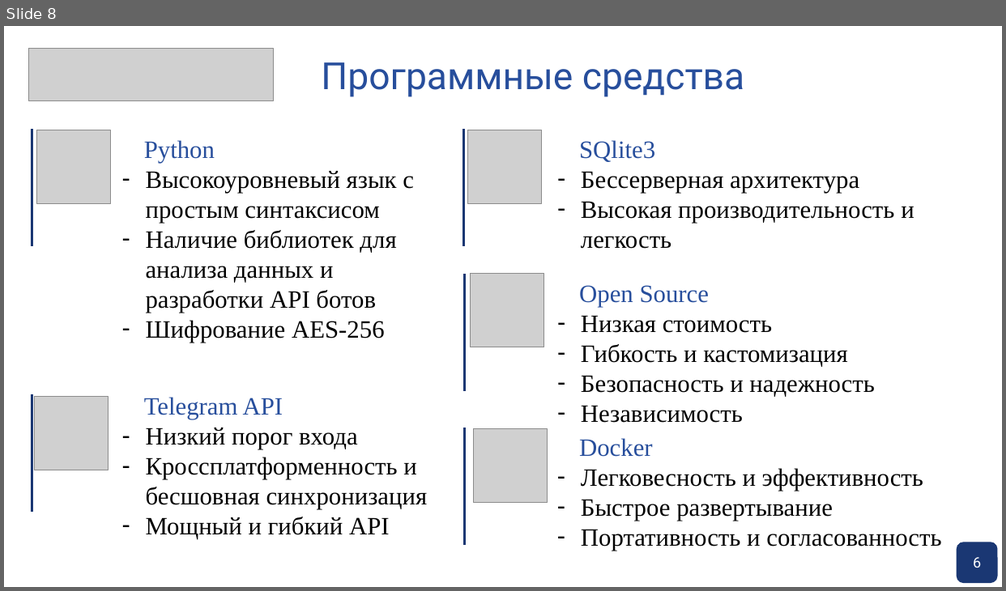
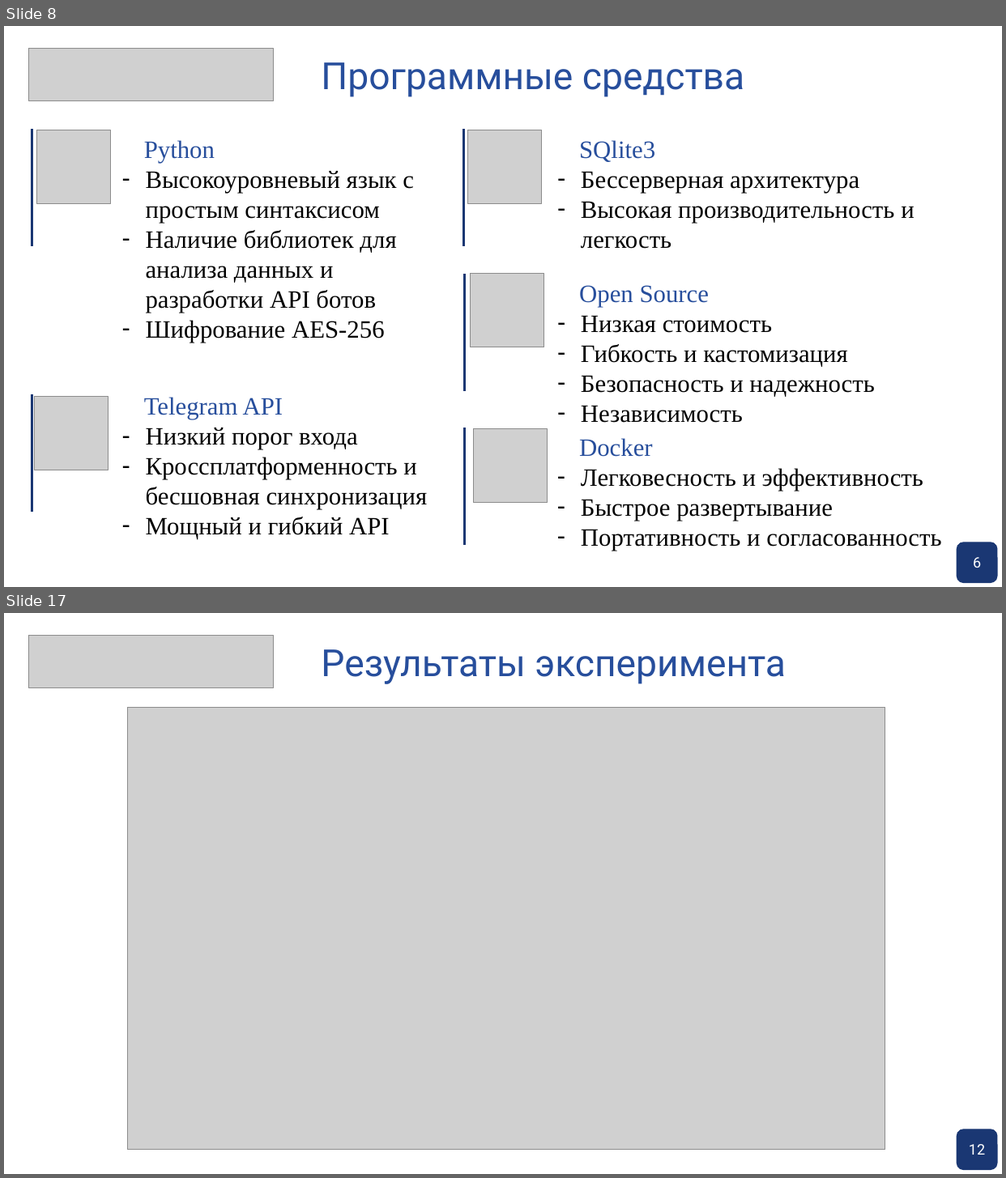
Before and after one commit to pagamov/pagamov_bot, a slide deck: docs/Презентация Гамов 04.06.pptx. Shown one above the other, each under a label of ours: slide 8 before the commit, slides 8 and 17 after it; the slides between them are not shown. The pictures are 1006x591 and 1006x1178 pixels, drawn with LibreOffice and Linux fonts; fonts in the diff are those of the drawing; grey boxes stand for pictures; background and template pictures are left out. Boxes give left, top, right and bottom in pixels: in the first picture for what was removed or moved away, otherwise in the second. Text is boxed around its words. In the diff, an @@ line names an element or a change of style, - is before the commit and + after.

```diff
--- a/docs/Презентация Гамов 04.06.pptx
+++ b/docs/Презентация Гамов 04.06.pptx
@@ slide 17 added at (x1=4, y1=613, x2=1002, y2=1174), background picture (left out) @@
@@ picture added at (x1=28, y1=636, x2=274, y2=688) @@
@@ text added at (x1=321, y1=649, x2=786, y2=684), 36 pt, text #274E9C @@
+Результаты эксперимента
@@ picture added at (x1=127, y1=708, x2=885, y2=1151) @@
@@ rounded rectangle added at (x1=957, y1=1130, x2=997, y2=1170), fill #1A3773, outline #1A3773 1 pt @@
@@ text added at (x1=969, y1=1144, x2=985, y2=1155), 14 pt, text #FFFFFF @@
+12
```
Also in this commit, not shown: 10 slides changed, 4 other slides added, 8 other files.
